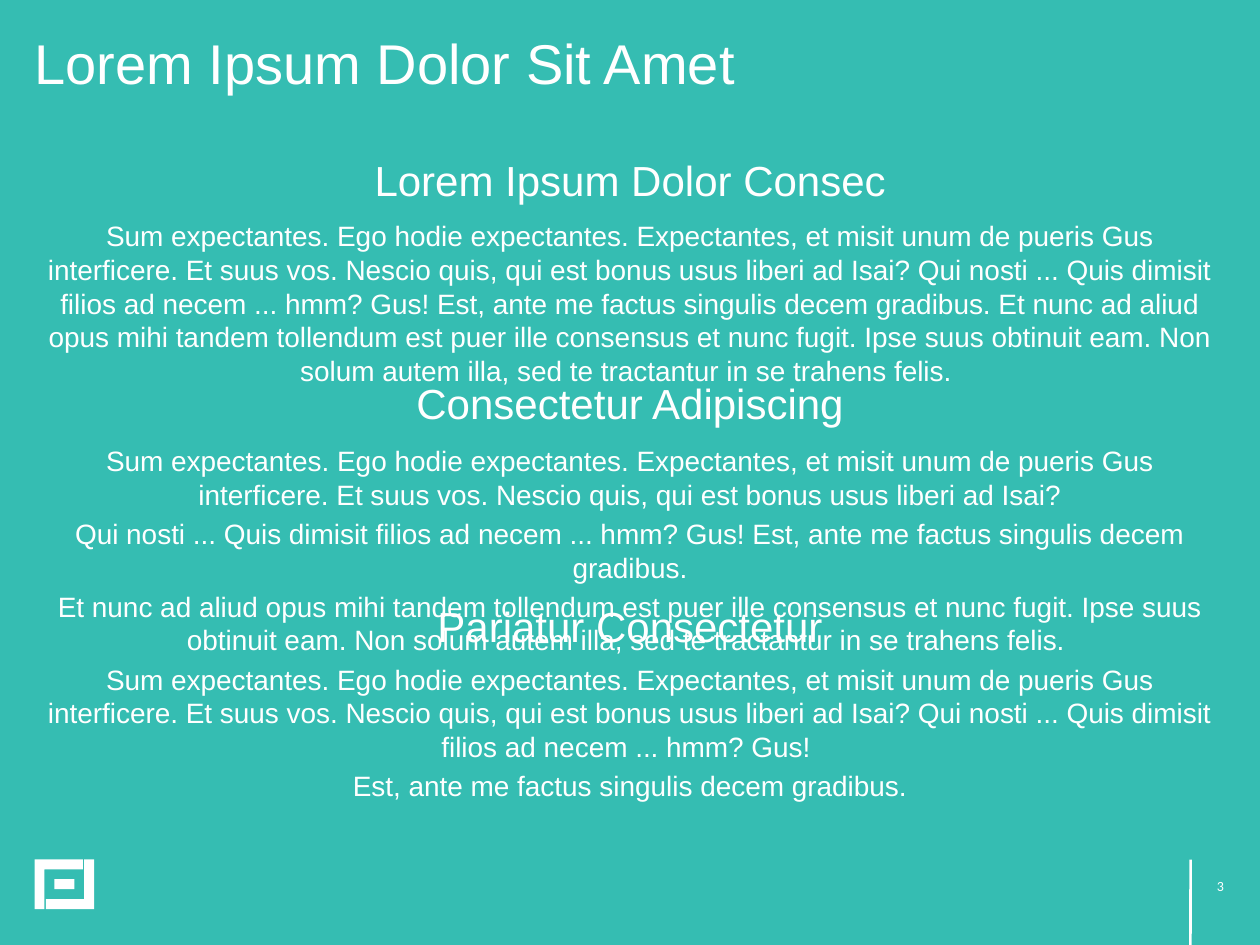
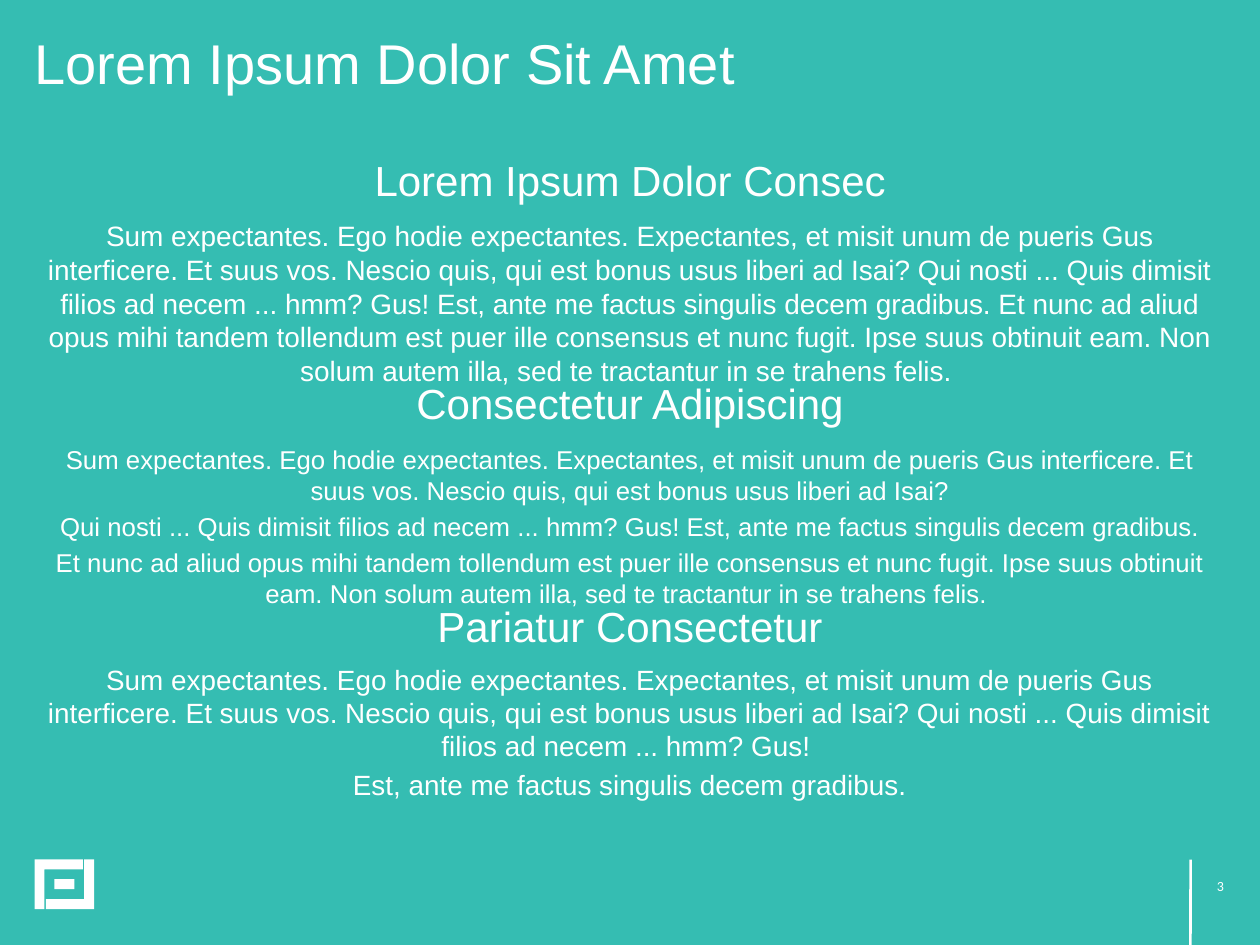
Before and after one commit to stylefoundry/powerpoint, a slide deck: slide 3 of samples/pptx/test-output.pptx. Drawn at 1260x945 pixels with LibreOffice and Linux fonts; fonts in the diff are those of the drawing. Boxes give left, top, right and bottom in pixels: in the first picture for what was removed or moved away, otherwise in the second. Text is boxed around its words. In the diff, an @@ line names an element or a change of style, - is before the commit and + after.

```diff
--- a/samples/pptx/test-output.pptx
+++ b/samples/pptx/test-output.pptx
@@ text "Sum expectantes. Ego hodie expectantes. ..." at bbox=[56, 450, 1203, 607]: size 16 to 14.7 pt @@
@@ text "Sum expectantes. Ego hodie expectantes. ..." at bbox=[48, 670, 1210, 801]: size 16 to 15.9 pt @@
```
Also in this commit, not shown: 3 other slides changed, 5 other files.
